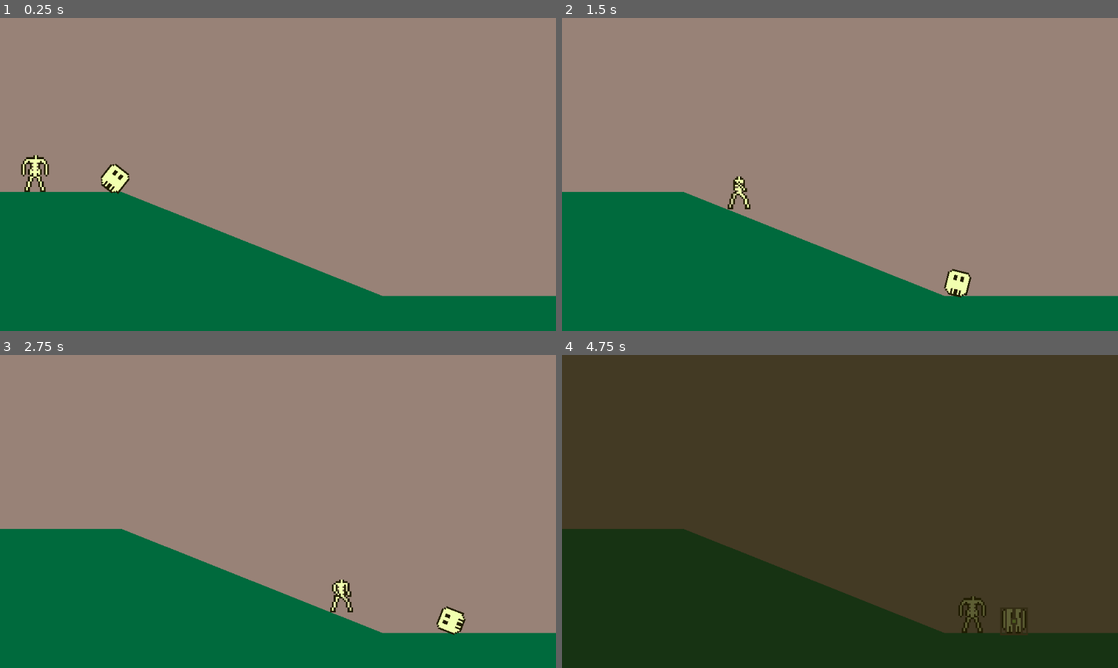
Above: before the commit, frames 1-4 (two rows, left to right).
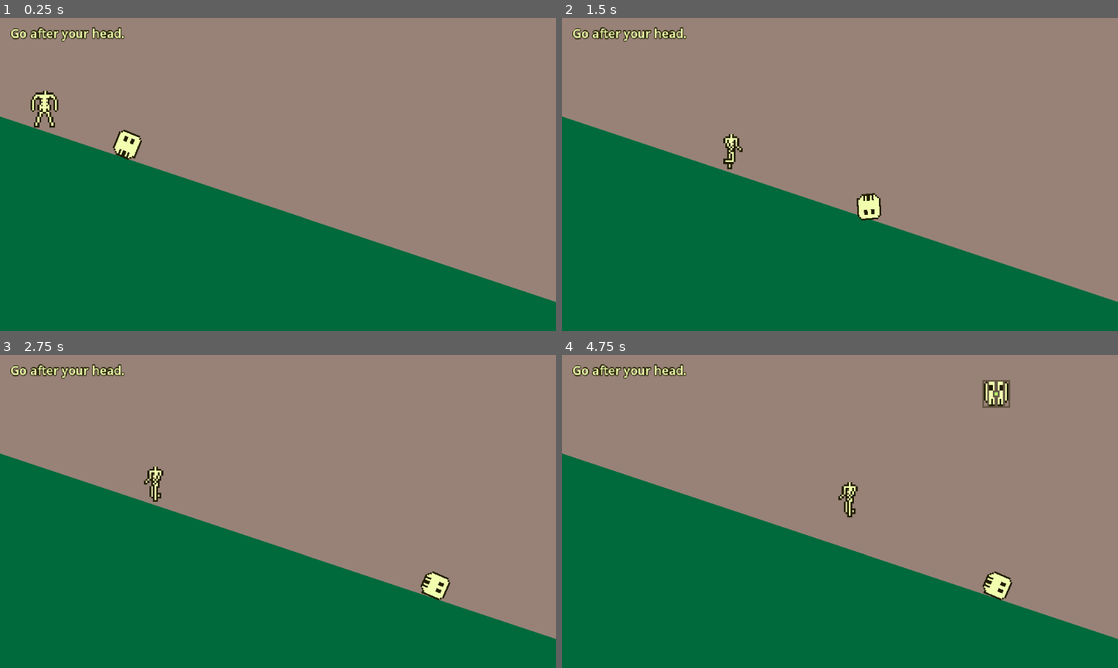
Above: after the commit, the same moments.

Repository: tucksravin/dont-lose-your-head
Game: Godot game, scene res://scenes/transition/transition_cage.tscn
Same seed, same stepped clock (60 frames per second), same inputs: the game is played once before the commit and once after it. This scene is started directly instead of the project's main scene.
Inputs:
- Up to frame 1 (0.25 s): no input
- Up to frame 2 (1.5 s): hold D (move_right) from 0.53 s (still down); tap Space (jump) at 0.6, 0.77, 1.07 s; tap E (interact) at 1.35 s
- Up to frame 3 (2.75 s): tap Space (jump) at 1.52, 1.55, 1.82, 2.1 s; release D (move_right) at 2.03 s; hold A (move_left) from 2.03 s (still down)
- Up to frame 4 (4.75 s): release A (move_left) at 2.78 s; hold D (move_right) 2.78-4.28 s; tap E (interact) at 2.85, 4.35 s; tap Space (jump) at 3.02, 3.05, 3.32, 3.6, 3.77, 4.07, 4.52, 4.55 s; hold A (move_left) from 4.28 s (still down)

The runs differ from the first frame. In frame 1, 14% of the frame differs, in the area x 0-100%, y 2-91%; in frame 2, 14%; in frame 3, 14%; in frame 4, 100%, in the area x 0-100%, y 0-100%.

Commit message:
Transition: one straight slope, and the player keeps the body
The head rolls (scripted) down a single slope and stops at x=500; the body is
the player's — walk/jump, body.gd untouched. The situation plays when the body
gets within arrive_distance (or after arrival_wait); the beat ends only when
the body reaches the head (controls off, settle, hold, fade, next_day). Hint
label (placeholder copy). Bot: {"run": action} step; transitions default to
running right; day_chain holds right through them. DESIGN row records it.

Co-Authored-By: Claude Fable 5 <noreply@anthropic.com>

Diff:
--- a/scenes/transition/transition.gd
+++ b/scenes/transition/transition.gd
@@ -1,11 +1,12 @@
 extends Node2D
-## Transition — the interstitial beat between days: the head rolls down a hill,
-## the body runs after it, and at the bottom the head lands in its NEXT
-## predicament. That last part is the only thing that changes per day.
+## Transition — the interstitial beat between days: the head rolls away down
+## one long slope, the player runs the body after it, and where the head stops
+## it lands in its NEXT predicament. That last part is the only thing that
+## changes per day.
 ##
 ## HOW TO FORK ONE FOR A NEW DAY (decided Fri 22:50: inherited scenes)
 ##   1. In Godot: right-click transition.tscn → New Inherited Scene. Save it as
-##      scenes/transition/transition_<situation>.tscn. Everything here — hill,
+##      scenes/transition/transition_<situation>.tscn. Everything here — slope,
 ##      path, body, fade — is inherited and greyed out; you only add/override.
 ##   2. Make scenes/transition/transition_<situation>.gd with
 ##          extends "res://scenes/transition/transition.gd"
@@ -23,12 +24,23 @@
 ## base-scene edits rare and announced.
 ##
 ## Mechanics, in Godot terms: the head rides a PathFollow2D along a Path2D that
-## traces the hill (a Tween drives `progress`, so the roll is identical every
-## run — DESIGN §2.1 "scripted, not simulated"). Its sprite is rotated by
-## distance ÷ radius, which is real rolling without slipping. The body is the
-## normal body.tscn with `is_scripted = true`: this script feeds it a velocity
-## and calls move_and_slide(), so gravity, the slope and the walk animation all
-## come for free from body.gd.
+## runs just above the slope (a Tween drives `progress_ratio`, so the roll is
+## identical every run — DESIGN §2.1 "scripted, not simulated"). Its sprite is
+## rotated by distance ÷ radius, which is real rolling without slipping.
+## The body is the normal body.tscn and the PLAYER drives it (decided Sat
+## 08:40: "still control the body") — walk, jump, body.gd untouched. The slope
+## is a StaticBody2D with a CollisionPolygon2D, so move_and_slide() handles the
+## incline by itself. This script touches the body twice: it lengthens the
+## floor snap (downhill at run speed the default 1 px lets it skip off the
+## slope), and once the body has reached the head it takes the controls away
+## (`is_scripted`) so it pulls up and stands there for the fade.
+##
+## Timeline: roll (accelerating) → brake → the head has stopped. The situation
+## (`_play_arrival`) plays when the body gets within `arrive_distance` of the
+## head — or after `arrival_wait` seconds if the player dawdles, so it never
+## looks stuck — but the beat does not END until the body is actually there:
+## reach the head → `hold_after_arrival` → fade → Game.next_day(). There is no
+## timeout on that last wait; the player has to go and get their head.
 ##
 ## The head here is a plain AnimatedSprite2D on the same head_frames.tres as
 ## head.tscn — NOT an instance of head.tscn. Tried that first: a frozen
@@ -38,29 +50,28 @@
 ## business being a physics body anyway.
 ## Docs: https://docs.godotengine.org/en/stable/classes/class_pathfollow2d.html
 
-## Seconds for the head to roll the sloped part of the path (it accelerates).
-@export var roll_slope_time: float = 1.4
-## Seconds to coast the flat part and stop (it decelerates).
-@export var roll_flat_time: float = 0.8
-## Where along the path (0–1) the slope ends and the flat run-out begins.
-@export_range(0.0, 1.0) var slope_end_ratio: float = 0.8
+## Seconds for the head to roll most of the way (it accelerates).
+@export var roll_time: float = 1.8
+## Seconds to brake to a stop over the last stretch (it decelerates).
+@export var brake_time: float = 0.4
+## Where along the path (0–1) the braking starts.
+@export_range(0.0, 1.0) var brake_ratio: float = 0.85
 ## Radius of the head on screen (px) — the spin rate is progress / radius.
 @export var head_radius: float = 14.0
-## The body starts running this long after the head starts rolling.
-@export var body_delay: float = 0.4
-## Body run speed (px/s) and where it pulls up (world x) — on the flat, a
-## couple of strides behind where the head stops.
-@export var body_run_speed: float = 150.0
-@export var body_stop_x: float = 470.0
-@export var body_gravity: float = 980.0
-## The arrival beat waits for the body to catch up (so it is watching when the
-## head's situation happens), but never longer than this.
-@export var body_catch_up_timeout: float = 2.5
-## Pause after the arrival beat before the fade.
+## Floor snap for the body while it is here (px). Downhill at run speed the
+## default 1 px lets it skip off the slope; 8 keeps its feet on the ground.
+@export var body_floor_snap: float = 8.0
+## The body has "reached" the head once its x is within this many px of the
+## head's (or past it). It pulls up there — a couple of strides short.
+@export var arrive_distance: float = 40.0
+## The situation waits for the body to get close (so the player is watching
+## when it happens), but not longer than this after the head has stopped.
+@export var arrival_wait: float = 2.5
+## Pause after the arrival beat, with the body there, before the fade.
 @export var hold_after_arrival: float = 0.6
 @export var fade_duration: float = 0.4
 
-## Emitted when the body has pulled up at body_stop_x.
+## Emitted once, when the body reaches the head (see arrive_distance).
 signal body_arrived
 
 @onready var follow: PathFollow2D = $HeadPath/Follow
@@ -69,9 +80,9 @@
 @onready var body: CharacterBody2D = $Body
 @onready var fade: ColorRect = $FadeOverlay/Fade
 
-var _body_running: bool = false
-var _body_done: bool = false
 var _rolling: bool = true
+var _head_stopped: bool = false
+var _arrived: bool = false
 var _done: bool = false
 var _head_scale: Vector2 = Vector2(2, 2)
 
@@ -79,37 +90,43 @@
 func _ready() -> void:
 	follow.progress_ratio = 0.0
 	_head_scale = head.scale
-	body.is_scripted = true
-	# Downhill at run speed the default 1 px floor snap lets the body skip off
-	# the slope; a longer snap keeps its feet on the ground.
-	body.floor_snap_length = 8.0
+	body.floor_snap_length = body_floor_snap
 	_run()
 
 
 func _run() -> void:
 	var roll: Tween = create_tween()
-	roll.tween_property(follow, "progress_ratio", slope_end_ratio, roll_slope_time)\
+	roll.tween_property(follow, "progress_ratio", brake_ratio, roll_time)\
 			.set_trans(Tween.TRANS_QUAD).set_ease(Tween.EASE_IN)
-	roll.tween_property(follow, "progress_ratio", 1.0, roll_flat_time)\
+	roll.tween_property(follow, "progress_ratio", 1.0, brake_time)\
 			.set_trans(Tween.TRANS_QUAD).set_ease(Tween.EASE_OUT)
-	get_tree().create_timer(body_delay).timeout.connect(func() -> void: _body_running = true)
 	await roll.finished
 	_rolling = false  # from here the arrival owns the head's rotation
-	if not _body_done:
-		# Whichever comes first: the body pulls up, or we stop waiting for it.
-		var catch_up: SceneTreeTimer = get_tree().create_timer(body_catch_up_timeout)
-		var waiting: Array[bool] = [true]
-		body_arrived.connect(func() -> void: waiting[0] = false, CONNECT_ONE_SHOT)
-		catch_up.timeout.connect(func() -> void: waiting[0] = false)
-		while waiting[0]:
-			await get_tree().process_frame
+	_head_stopped = true
+	# The situation happens when the body gets close — or when we tire of waiting.
+	await _wait_for_body(arrival_wait)
 	await _play_arrival()
+	# ...but the beat only ends once the body is actually there.
+	await _wait_for_body(0.0)
 	await get_tree().create_timer(hold_after_arrival).timeout
 	var out: Tween = create_tween()
 	out.tween_property(fade, "modulate:a", 1.0, fade_duration)
 	await out.finished
 	_done = true
 	Game.next_day()
+
+
+## Returns when the body has reached the head, or — if timeout > 0 — after that
+## many seconds of game time, whichever is first.
+func _wait_for_body(timeout: float) -> void:
+	if _arrived:
+		return
+	var waiting: Array[bool] = [true]
+	body_arrived.connect(func() -> void: waiting[0] = false, CONNECT_ONE_SHOT)
+	if timeout > 0.0:
+		get_tree().create_timer(timeout).timeout.connect(func() -> void: waiting[0] = false)
+	while waiting[0]:
+		await get_tree().process_frame
 
 
 func _process(_delta: float) -> void:
@@ -123,19 +140,27 @@
 func _physics_process(delta: float) -> void:
 	if _done:
 		return
+	if not _arrived:
+		# The player is driving. "Reached" = level with the stopped head, or past it.
+		if _head_stopped and body.global_position.x >= head.global_position.x - arrive_distance:
+			_arrived = true
+			body.is_scripted = true  # controls off; we settle it from here
+			body_arrived.emit()
+		return
+	# Pulled up: no input, but keep gravity and friction so a mid-jump arrival
+	# still lands and the body is standing still for the fade. Numbers come from
+	# the body itself so this matches how it moves everywhere else.
 	if not body.is_on_floor():
-		body.velocity.y += body_gravity * delta
-	var running: bool = _body_running and body.global_position.x < body_stop_x
-	body.velocity.x = body_run_speed if running else 0.0
+		body.velocity.y += float(body.get("gravity")) * delta
+	body.velocity.x = move_toward(body.velocity.x, 0.0, float(body.get("speed")))
 	body.move_and_slide()
-	if _body_running and not running and not _body_done:
-		_body_done = true
-		body_arrived.emit()
 
 
-## The forkable beat. Called once the head has stopped at the foot of the hill;
-## override it in the inherited scene's script and await whatever tweens the
-## situation needs. The base does a small settle-bounce and nothing else.
+## The forkable beat. Called once the head has stopped on the slope (and the
+## body is close, or arrival_wait ran out); override it in the inherited scene's
+## script and await whatever tweens the situation needs. The base does a small
+## settle-bounce and nothing else — note nothing visibly STOPS the head here; a
+## fork's situation is what explains why it stopped (the cage lands on it).
 func _play_arrival() -> void:
 	var bounce: Tween = create_tween()
 	bounce.tween_property(head, "scale", _head_scale * Vector2(1.15, 0.85), 0.08)
--- a/scenes/transition/transition.tscn
+++ b/scenes/transition/transition.tscn
@@ -6,9 +6,9 @@
 
 [sub_resource type="Curve2D" id="Curve2D_hill"]
 _data = {
-"points": PackedVector2Array(0, 0, 0, 0, 120, 186, 0, 0, 0, 0, 140, 186, 0, 0, 0, 0, 440, 306, 0, 0, 0, 0, 520, 306)
+"points": PackedVector2Array(0, 0, 0, 0, 140, 145, 0, 0, 0, 0, 500, 265)
 }
-point_count = 4
+point_count = 2
 
 [node name="Transition" type="Node2D"]
 script = ExtResource("1_transition")
@@ -24,11 +24,11 @@
 [node name="Hill" type="StaticBody2D" parent="."]
 
 [node name="CollisionPolygon2D" type="CollisionPolygon2D" parent="Hill"]
-polygon = PackedVector2Array(-40, 200, 140, 200, 440, 320, 680, 320, 680, 400, -40, 400)
+polygon = PackedVector2Array(-40, 100, 740, 360, 740, 440, -40, 440)
 
 [node name="Visual" type="Polygon2D" parent="Hill"]
 color = Color(0, 0.415686274509804, 0.23921568627451, 1)
-polygon = PackedVector2Array(-40, 200, 140, 200, 440, 320, 680, 320, 680, 400, -40, 400)
+polygon = PackedVector2Array(-40, 100, 740, 360, 740, 440, -40, 440)
 
 [node name="HeadPath" type="Path2D" parent="."]
 curve = SubResource("Curve2D_hill")
@@ -44,7 +44,20 @@
 autoplay = "loose"
 
 [node name="Body" parent="." instance=ExtResource("2_body")]
-position = Vector2(40, 200)
+position = Vector2(50, 130)
+
+[node name="HUD" type="CanvasLayer" parent="."]
+
+[node name="Instruction" type="Label" parent="HUD"]
+offset_left = 12.0
+offset_top = 8.0
+offset_right = 628.0
+offset_bottom = 32.0
+theme_override_colors/font_color = Color(0.945098039215686, 1, 0.686274509803922, 1)
+theme_override_colors/font_outline_color = Color(0.125490196078431, 0.109803921568627, 0.007843137254902, 1)
+theme_override_constants/outline_size = 4
+theme_override_font_sizes/font_size = 14
+text = "Go after your head."
 
 [node name="FadeOverlay" type="CanvasLayer" parent="."]
 layer = 10
--- a/scenes/transition/transition_cage.gd
+++ b/scenes/transition/transition_cage.gd
@@ -1,5 +1,5 @@
 extends "res://scenes/transition/transition.gd"
-## Transition fork: the head rolls to the bottom of the hill and a cage drops on
+## Transition fork: the head rolls down the slope, stops, and a cage drops on
 ## it → leads into day_panic (whose head opens `caged = true`).
 ##
 ## The worked example of the fork recipe in transition.gd: this file overrides
--- a/tools/smoke/day_chain.gd
+++ b/tools/smoke/day_chain.gd
@@ -4,9 +4,10 @@
 ## Drives Game.start_days(), force-satisfies every WinCondition in each day as
 ## it loads, and asserts that the head leaves and the next day in
 ## Game.DAY_SCENES appears — in order — ending at Game.REUNION_SCENE. This is
-## the "does the plumbing still connect" test: no input, no physics skill,
-## just the signal chain WinCondition → manager → head.release() → left_scene
-## → next scene, for both flow systems.
+## the "does the plumbing still connect" test: no physics skill, just the
+## signal chain WinCondition → manager → head.release() → left_scene → next
+## scene, for both flow systems. (The one input it gives is "hold right" in a
+## transition, whose body is the player's.)
 
 const Smoke := preload("res://tools/smoke/smoke_lib.gd")
 
@@ -40,8 +41,13 @@
 			break
 		sid = scene.get_instance_id()
 		if path.begins_with("res://scenes/transition/"):
+			# The body is the player's in a transition and the beat ends when it
+			# reaches the head — so hold "right" (the real action, like a key)
+			# until the scene hands off.
+			Input.action_press("move_right", 1.0)
 			var after: Node = await Smoke.wait_for_scene(self, sid, 10.0)
-			Smoke.check(after != null, "  transition played and moved on by itself")
+			Input.action_release("move_right")
+			Smoke.check(after != null, "  transition played through (body run to the head) and moved on")
 			if after == null:
 				break
 			continue
--- a/tools/smoke/play_through.gd
+++ b/tools/smoke/play_through.gd
@@ -18,7 +18,11 @@
 ##   {"press": "interact"}      tap an action
 ##   {"satisfied": "body"}      wait until the WinCondition with that key is met
 ##   {"release_all": true}      let go of every held action
-## A scene with no plan just waits for the scene to change (the intro).
+##   {"run": "move_right"}      hold an action until the scene changes (10 s cap)
+## A scene with no plan just waits for the scene to change (the intro). A
+## TRANSITION with no plan gets {"run": "move_right"}: the body is the player's
+## there and the beat ends when it reaches the head, so running right is the
+## plan for every fork.
 
 const Smoke := preload("res://tools/smoke/smoke_lib.gd")
 
@@ -84,6 +88,8 @@
 		var started: int = Time.get_ticks_msec()
 		await Smoke.sleep(self, 0.25)
 		var plan: Array = plans.get(path, [])
+		if plan.is_empty() and path.begins_with("res://scenes/transition/"):
+			plan = [{"run": "move_right"}]
 		var plan_ok: bool = await _execute(sid, plan)
 		_release_all()
 		if not plan_ok:
@@ -124,6 +130,14 @@
 				return false
 		elif s.has("release_all"):
 			_release_all()
+		elif s.has("run"):
+			var action: String = str(s["run"])
+			_hold(action)
+			var gone: bool = (await Smoke.wait_for_scene(self, sid, 10.0)) != null
+			_release(action)
+			Smoke.check(gone, "  holding '%s' got the scene to hand off" % action)
+			if not gone:
+				return false
 	return true
 
 
Not shown, changed: docs/DESIGN.md
Not shown, changed: journals/tucker.md
